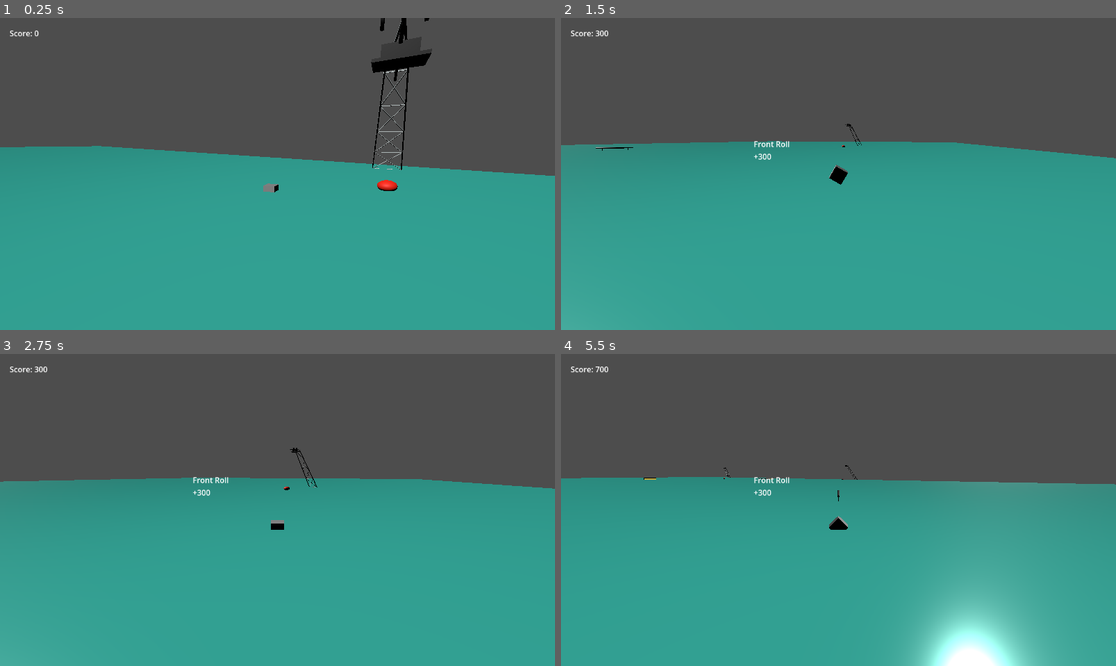
Above: before the commit, frames 1-4 (two rows, left to right).
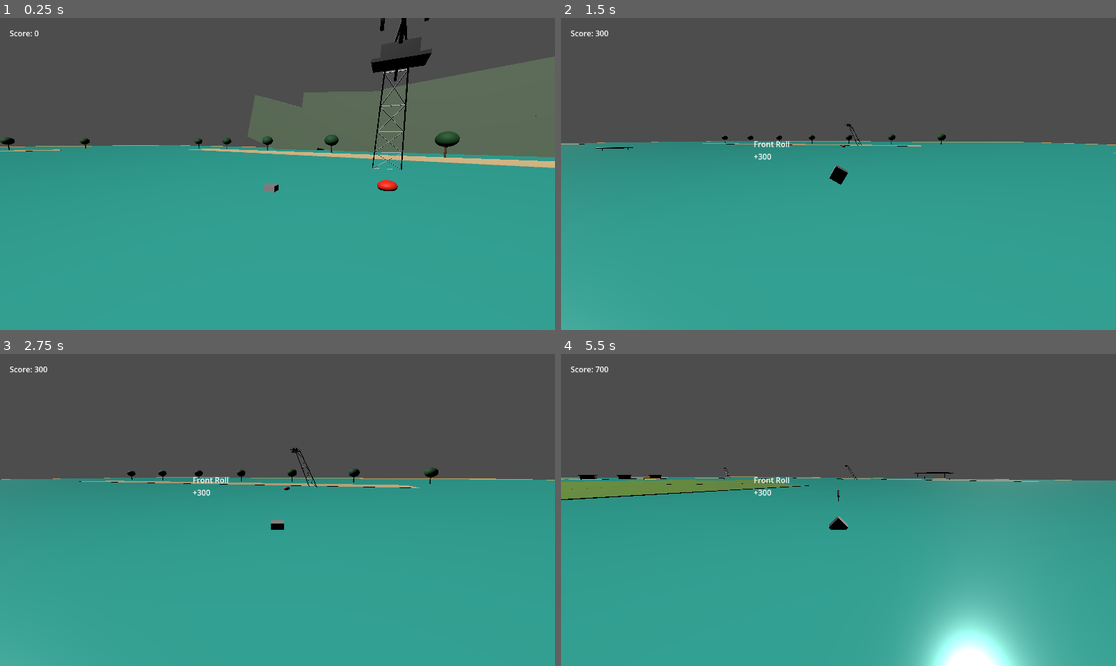
Above: after the commit, the same moments.

Repository: RONARSZN/cable-wakeboard
Game: Godot game, scene res://main.tscn
Same seed, same stepped clock (60 frames per second), same inputs: the game is played once before the commit and once after it.
Inputs (mouse positions are in pixels of both pictures, inside the frame that each line leads up to):
- Up to frame 1 (0.25 s): no input
- Up to frame 2 (1.5 s): tap Enter at 0.5 s; move the mouse to (960, 158) at 0.52 s; hold Right 0.53-1.28 s; click (960, 158) at 0.67 s; tap Space at 0.77 s; move the mouse to (727, 189) at 1.27 s; hold Down from 1.28 s (still down)
- Up to frame 3 (2.75 s): tap Space at 1.52 s; move the mouse to (333, 441) at 2.02 s; release Down at 2.03 s; hold Right from 2.03 s (still down)
- Up to frame 4 (5.5 s): move the mouse to (810, 572) at 2.77 s; release Right at 2.78 s; hold Up 2.78-3.53 s; click (810, 572) at 2.92 s; tap Space at 3.02, 3.77, 4.52 s; move the mouse to (1005, 556) at 3.52 s; hold Left 3.53-5.03 s; move the mouse to (672, 463) at 4.27 s; move the mouse to (866, 510) at 5.02 s; hold Down from 5.03 s (still down); click (866, 510) at 5.17 s

The runs differ from the first frame. In frame 1, 15% of the frame differs, in the area x 0-100%, y 12-51%; in frame 2, 1.2%; in frame 3, 1.3%; in frame 4, 2.4%.

Commit message:
Add wakepark scenery

Diff:
--- a/cable_path.gd
+++ b/cable_path.gd
@@ -1,4 +1,6 @@
 extends Path3D
+
+const SceneryFactoryScript = preload("res://scenery_factory.gd")
 
 func _ready():
 	var new_curve = Curve3D.new()
@@ -25,8 +27,12 @@
 	# Give the finished curve to the CablePath node.
 	self.curve = new_curve
 
+	_add_scenery(points)
 	_add_environment(points)
 	_add_obstacles()
+
+func _add_scenery(points: Array):
+	get_parent().call_deferred("add_child", SceneryFactoryScript.create_wakepark_scene(points))
 
 func _add_environment(points: Array):
 	var environment_parent = Node3D.new()
--- a/main.tscn
+++ b/main.tscn
@@ -6,7 +6,7 @@
 [ext_resource type="Script" uid="uid://xw0s6x5ipv25" path="res://ui.gd" id="4_1bvp3"]
 
 [sub_resource type="PlaneMesh" id="PlaneMesh_7dm0k"]
-size = Vector2(600, 250)
+size = Vector2(600, 410)
 
 [sub_resource type="StandardMaterial3D" id="StandardMaterial3D_1bvp3"]
 albedo_color = Color(0.24780053, 0.76737565, 0.7021107, 1)
--- /dev/null
+++ b/scenery_factory.gd
@@ -0,0 +1,168 @@
+class_name SceneryFactory
+
+const GRASS_COLOR = Color(0.42, 0.58, 0.24)
+const DRY_GRASS_COLOR = Color(0.72, 0.62, 0.36)
+const SAND_COLOR = Color(0.78, 0.67, 0.48)
+const TREE_COLOR = Color(0.12, 0.32, 0.16)
+const TRUNK_COLOR = Color(0.34, 0.22, 0.12)
+const HUT_COLOR = Color(0.22, 0.18, 0.14)
+const ROOF_COLOR = Color(0.08, 0.08, 0.07)
+const HORIZON_COLOR = Color(0.38, 0.46, 0.36)
+const CANOPY_BLUE = Color(0.02, 0.13, 0.55)
+const CANOPY_RED = Color(0.88, 0.05, 0.04)
+const MIN_WATER_CLEARANCE = 75.0
+
+static func create_wakepark_scene(points: Array) -> Node3D:
+	var scene = Node3D.new()
+	scene.name = "WakeparkScenery"
+	var center = _average_point(points)
+
+	scene.add_child(_create_box("OuterGround", Vector3(700.0, 0.08, 430.0), Vector3(0.0, -0.08, 0.0), DRY_GRASS_COLOR))
+	scene.add_child(_create_box("CentralIsland", Vector3(132.0, 0.24, 66.0), center + Vector3(0.0, 0.04, 8.0), GRASS_COLOR))
+	scene.add_child(_create_round_land_cap("IslandFrontCap", center + Vector3(0.0, 0.06, 41.0), 33.0))
+	scene.add_child(_create_round_land_cap("IslandBackCap", center + Vector3(0.0, 0.06, -25.0), 33.0))
+	scene.add_child(_create_shoreline_band("FrontSandBank", Vector3(230.0, 0.1, 18.0), Vector3(0.0, 0.02, 154.0)))
+	scene.add_child(_create_shoreline_band("BackSandBank", Vector3(250.0, 0.1, 18.0), Vector3(8.0, 0.02, -147.0)))
+	scene.add_child(_create_shoreline_band("RightServiceBank", Vector3(22.0, 0.1, 220.0), Vector3(176.0, 0.02, 8.0)))
+	scene.add_child(_create_shoreline_band("LeftGrassBank", Vector3(18.0, 0.1, 170.0), Vector3(-160.0, 0.02, -4.0)))
+
+	_add_hut_row(scene)
+	_add_event_canopy(scene)
+	_add_tree_lines(scene)
+	_add_distant_mountains(scene)
+	_add_wind_turbines(scene)
+	return scene
+
+static func _add_hut_row(scene: Node3D):
+	for index in range(5):
+		var hut = _create_hut("LakeHut" + str(index + 1))
+		hut.position = Vector3(184.0, 0.0, -54.0 + index * 22.0)
+		hut.rotation_degrees.y = -8.0
+		scene.add_child(hut)
+
+static func _add_event_canopy(scene: Node3D):
+	var canopy = Node3D.new()
+	canopy.name = "EventCanopy"
+	canopy.position = Vector3(-54.0, 0.0, 166.0)
+	canopy.add_child(_create_box("CanopyTop", Vector3(24.0, 0.5, 24.0), Vector3.ZERO + Vector3(0.0, 5.4, 0.0), CANOPY_BLUE))
+	canopy.add_child(_create_box("CanopyAccent", Vector3(6.0, 0.56, 24.2), Vector3(0.0, 5.42, 0.0), CANOPY_RED))
+
+	for x_offset in [-10.0, 10.0]:
+		for z_offset in [-10.0, 10.0]:
+			canopy.add_child(_create_pole("CanopyPole", Vector3(x_offset, 2.6, z_offset), 5.2))
+
+	scene.add_child(canopy)
+
+static func _add_tree_lines(scene: Node3D):
+	for index in range(9):
+		scene.add_child(_create_tree("BackTree" + str(index + 1), Vector3(-135.0 + index * 34.0, 0.0, -156.0)))
+
+	for index in range(7):
+		scene.add_child(_create_tree("LeftTree" + str(index + 1), Vector3(-188.0, 0.0, -102.0 + index * 32.0)))
+
+static func _add_distant_mountains(scene: Node3D):
+	var mountain_line = Node3D.new()
+	mountain_line.name = "DistantMountainLine"
+	mountain_line.position = Vector3(-78.0, 0.0, -183.0)
+
+	for index in range(4):
+		var ridge = _create_box("MountainRidge" + str(index + 1), Vector3(56.0, 28.0, 8.0), Vector3(index * 42.0, 13.0, 0.0), HORIZON_COLOR)
+		ridge.rotation_degrees.z = -18.0 + index * 10.0
+		mountain_line.add_child(ridge)
+
+	scene.add_child(mountain_line)
+
+static func _add_wind_turbines(scene: Node3D):
+	for index in range(3):
+		var turbine = _create_wind_turbine("WindTurbine" + str(index + 1))
+		turbine.position = Vector3(92.0 + index * 54.0, 0.0, -176.0 + index * 7.0)
+		scene.add_child(turbine)
+
+static func _create_hut(hut_name: String) -> Node3D:
+	var hut = Node3D.new()
+	hut.name = hut_name
+	hut.add_child(_create_box("Cabin", Vector3(13.0, 3.2, 8.0), Vector3(0.0, 1.6, 0.0), HUT_COLOR))
+	hut.add_child(_create_box("Roof", Vector3(15.0, 0.55, 9.6), Vector3(0.0, 3.55, 0.0), ROOF_COLOR))
+	hut.add_child(_create_box("Deck", Vector3(15.0, 0.25, 4.0), Vector3(0.0, 0.18, 5.8), SAND_COLOR))
+	return hut
+
+static func _create_tree(tree_name: String, position: Vector3) -> Node3D:
+	var tree = Node3D.new()
+	tree.name = tree_name
+	tree.position = position
+	tree.add_child(_create_pole("Trunk", Vector3(0.0, 2.0, 0.0), 4.0, 0.24, TRUNK_COLOR))
+
+	var crown_mesh = SphereMesh.new()
+	crown_mesh.radius = 2.6
+	crown_mesh.height = 4.2
+	var crown = _create_mesh("Crown", crown_mesh, TREE_COLOR)
+	crown.position.y = 5.0
+	tree.add_child(crown)
+	return tree
+
+static func _create_wind_turbine(turbine_name: String) -> Node3D:
+	var turbine = Node3D.new()
+	turbine.name = turbine_name
+	turbine.add_child(_create_pole("Mast", Vector3(0.0, 13.0, 0.0), 26.0, 0.32, Color(0.86, 0.86, 0.82)))
+	turbine.add_child(_create_box("Hub", Vector3(1.6, 1.6, 1.6), Vector3(0.0, 26.0, 0.0), Color(0.86, 0.86, 0.82)))
+
+	for angle in [0.0, 120.0, 240.0]:
+		var blade = _create_box("Blade", Vector3(0.45, 9.0, 0.16), Vector3(0.0, 30.5, 0.0), Color(0.9, 0.9, 0.86))
+		blade.rotation_degrees.z = angle
+		turbine.add_child(blade)
+
+	return turbine
+
+static func _create_round_land_cap(cap_name: String, position: Vector3, radius: float) -> MeshInstance3D:
+	var cap_mesh = CylinderMesh.new()
+	cap_mesh.top_radius = radius
+	cap_mesh.bottom_radius = radius
+	cap_mesh.height = 0.24
+	var cap = _create_mesh(cap_name, cap_mesh, GRASS_COLOR)
+	cap.position = position
+	return cap
+
+static func _create_shoreline_band(band_name: String, size: Vector3, position: Vector3) -> MeshInstance3D:
+	return _create_box(band_name, size, position, SAND_COLOR)
+
+static func _create_pole(
+	pole_name: String,
+	position: Vector3,
+	height: float,
+	radius: float = 0.12,
+	color: Color = Color(0.84, 0.84, 0.78)
+) -> MeshInstance3D:
+	var pole_mesh = CylinderMesh.new()
+	pole_mesh.top_radius = radius
+	pole_mesh.bottom_radius = radius
+	pole_mesh.height = height
+	return _create_positioned_mesh(pole_name, pole_mesh, position, color)
+
+static func _create_box(box_name: String, size: Vector3, position: Vector3, color: Color) -> MeshInstance3D:
+	var box_mesh = BoxMesh.new()
+	box_mesh.size = size
+	return _create_positioned_mesh(box_name, box_mesh, position, color)
+
+static func _create_positioned_mesh(mesh_name: String, mesh: Mesh, position: Vector3, color: Color) -> MeshInstance3D:
+	var mesh_instance = _create_mesh(mesh_name, mesh, color)
+	mesh_instance.position = position
+	return mesh_instance
+
+static func _create_mesh(mesh_name: String, mesh: Mesh, color: Color) -> MeshInstance3D:
+	var mesh_instance = MeshInstance3D.new()
+	mesh_instance.name = mesh_name
+	mesh_instance.mesh = mesh
+	mesh_instance.material_override = _create_material(color)
+	return mesh_instance
+
+static func _create_material(color: Color) -> StandardMaterial3D:
+	var material = StandardMaterial3D.new()
+	material.albedo_color = color
+	material.roughness = 0.72
+	return material
+
+static func _average_point(points: Array) -> Vector3:
+	var total = Vector3.ZERO
+	for point in points:
+		total += point
+	return total / points.size()
Not shown, added: scenery_factory.gd.uid
Not shown, changed: tests/verify_obstacle_setup.ps1
